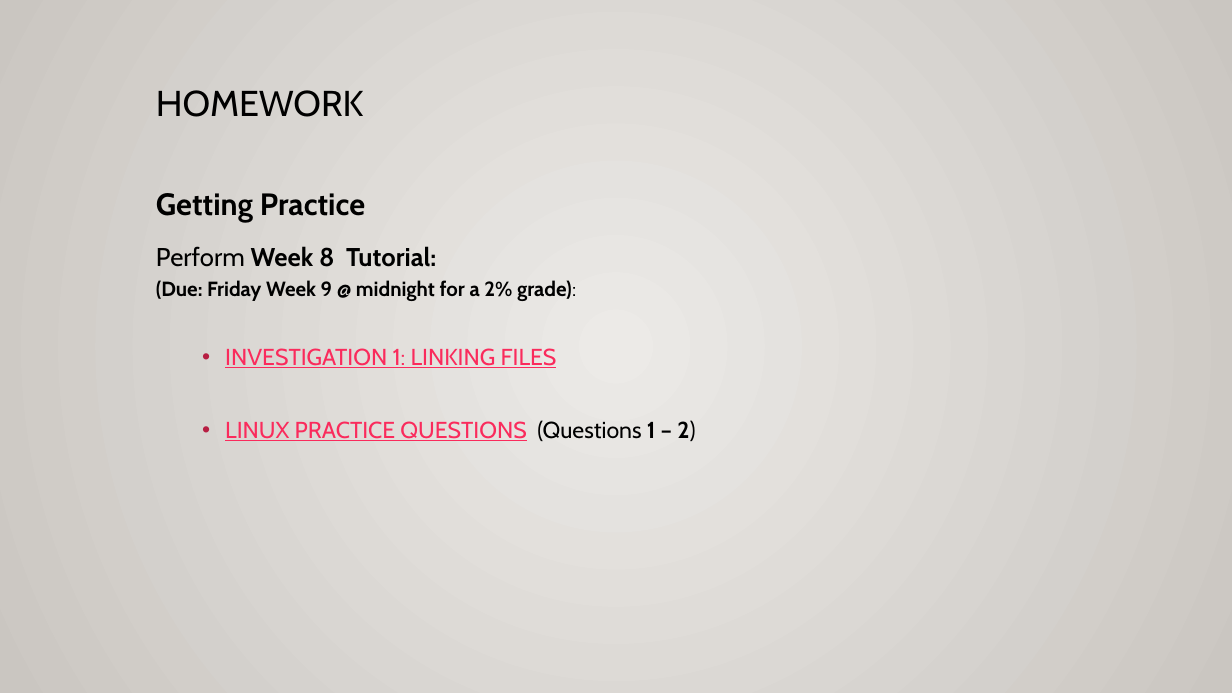
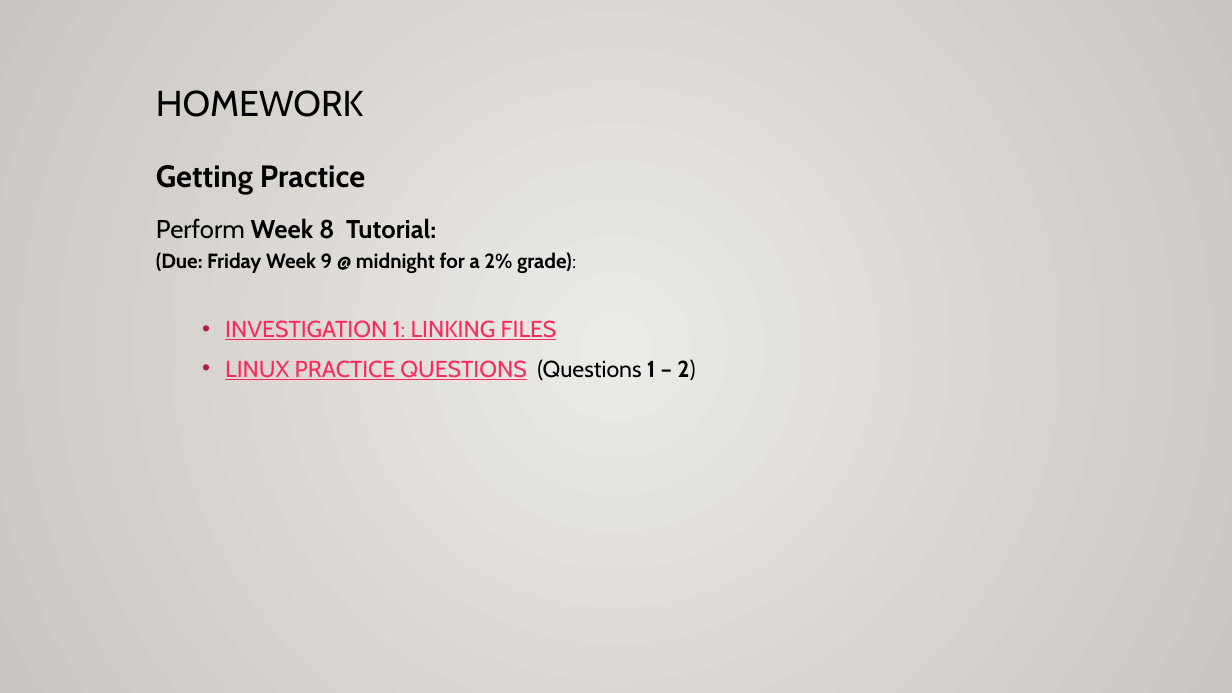
Before and after one commit to ULI101/slides, a slide deck: slide 11 of ULI101-8.1.pptx (slide 10 before the commit). Drawn at 1232x693 pixels with LibreOffice and Linux fonts; fonts in the diff are those of the drawing. Boxes give left, top, right and bottom in pixels: in the first picture for what was removed or moved away, otherwise in the second. Text is boxed around its words. In the diff, an @@ line names an element or a change of style, - is before the commit and + after.

```diff
--- a/ULI101-8.1.pptx
+++ b/ULI101-8.1.pptx
@@ text "Getting Practice" rewrapped from [156, 193, 695, 441] to [156, 165, 695, 380] @@
```
Also in this commit, not shown: 7 other slides changed, 1 slide added.
